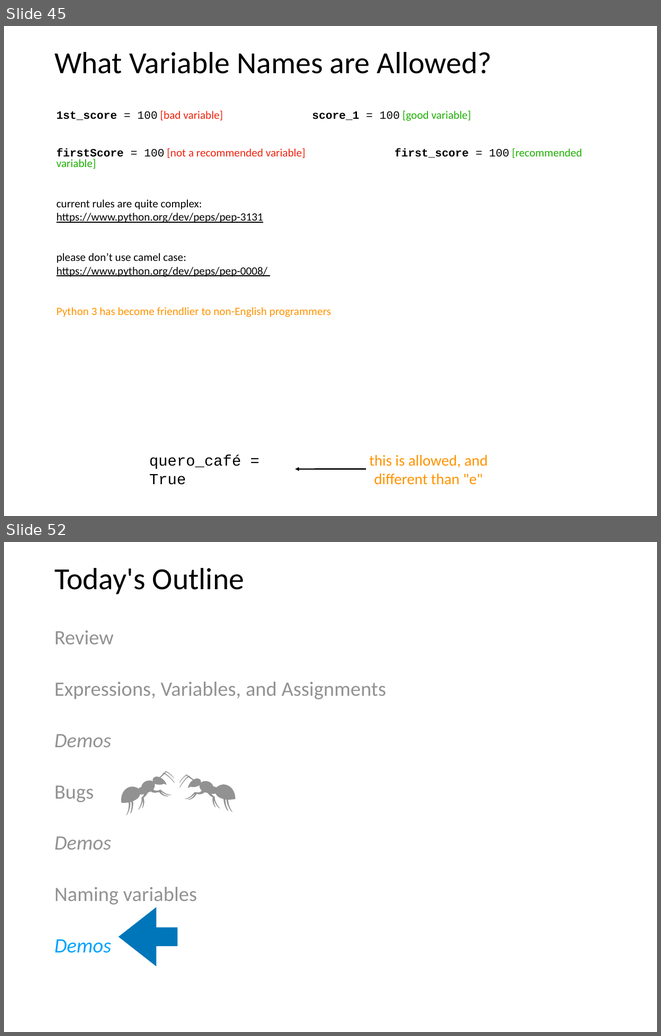
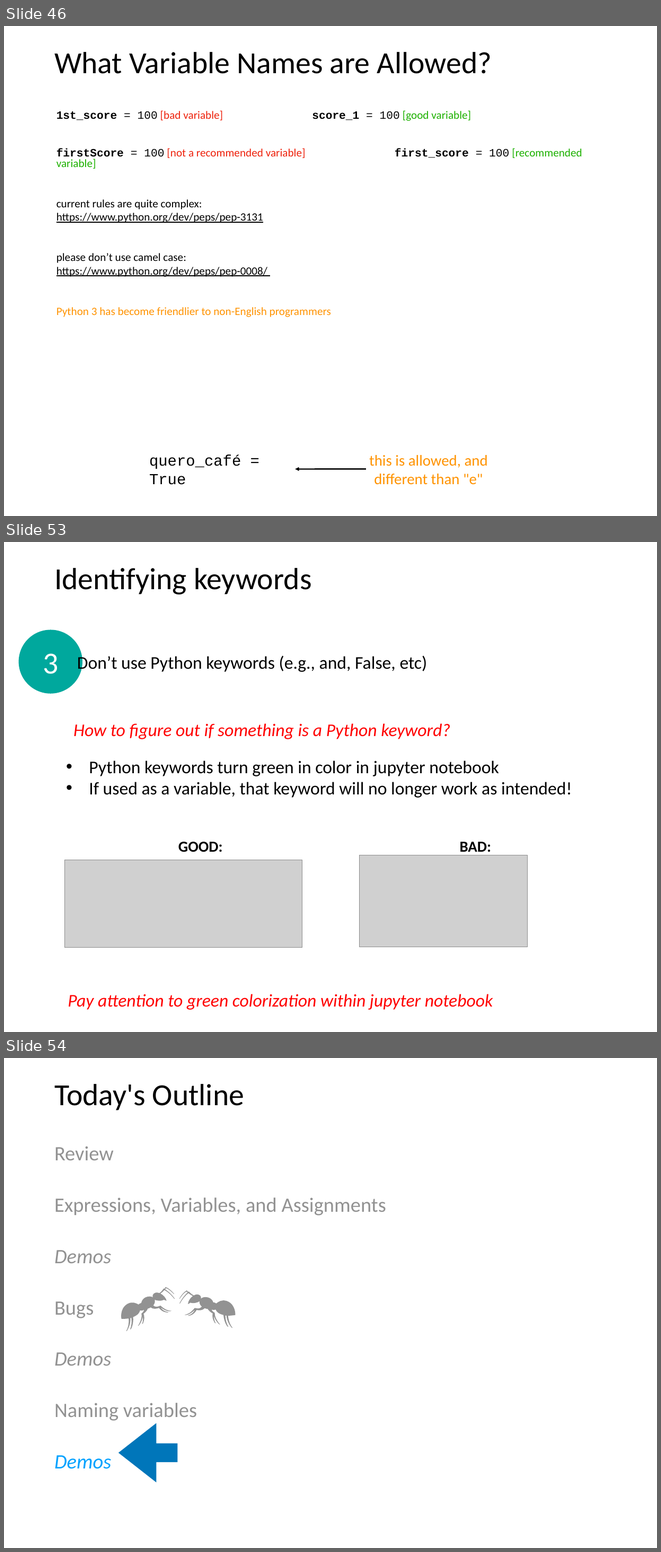
Before and after one commit to tylerharter/caraza-harter-com, a slide deck: tyler/meena/cs220/s22/materials/lecture_ppts/lec_04_S22.ppt. Shown one above the other, each under a label of ours: slides 45 and 52 before the commit, slides 46, 53 and 54 after it; the slides between them are not shown. The pictures are 661x1036 and 661x1552 pixels, drawn with LibreOffice and Linux fonts; fonts in the diff are those of the drawing; grey boxes stand for pictures. Boxes give left, top, right and bottom in pixels: in the first picture for what was removed or moved away, otherwise in the second. Text is boxed around its words. In the diff, an @@ line names an element or a change of style, - is before the commit and + after.

```diff
--- a/tyler/meena/cs220/s22/materials/lecture_ppts/lec_04_S22.ppt
+++ b/tyler/meena/cs220/s22/materials/lecture_ppts/lec_04_S22.ppt
@@ slide 53 added at [4,542,657,1032], background #FFFFFF @@
@@ title added at [54,568,311,594], 48 pt, text #000000 @@
+Identifying keywords
@@ ellipse added at [19,629,82,694], fill #00A89D, 48 pt, text #FFFFFF @@
+3
@@ text added at [77,654,427,673], 28 pt, text #000000 @@
+Don’t use Python keywords (e.g., and, False, etc)
@@ text added at [73,723,450,739], 28 pt, text #FF0000, italic @@
+How to figure out if something is a Python keyword?
@@ text added at [89,760,572,797], 28 pt, text #000000 @@
+• Python keywords turn green in color in jupyter notebook
+• If used as a variable, that keyword will no longer work as intended!
@@ text added at [178,841,223,852], 24 pt, text #000000, bold @@
+GOOD:
@@ text added at [460,841,492,855], 24 pt, text #000000, bold @@
+BAD:
@@ picture added at [360,855,528,946] @@
@@ picture added at [64,860,302,947] @@
@@ text added at [68,994,493,1009], 28 pt, text #FF0000, italic @@
+Pay attention to green colorization within jupyter notebook
@@ what was slide 45 is now slide 46 @@
@@ what was slide 52 is now slide 54 @@
```
Also in this commit, not shown: 6 slides changed, 1 other slide added, 1 other file.
